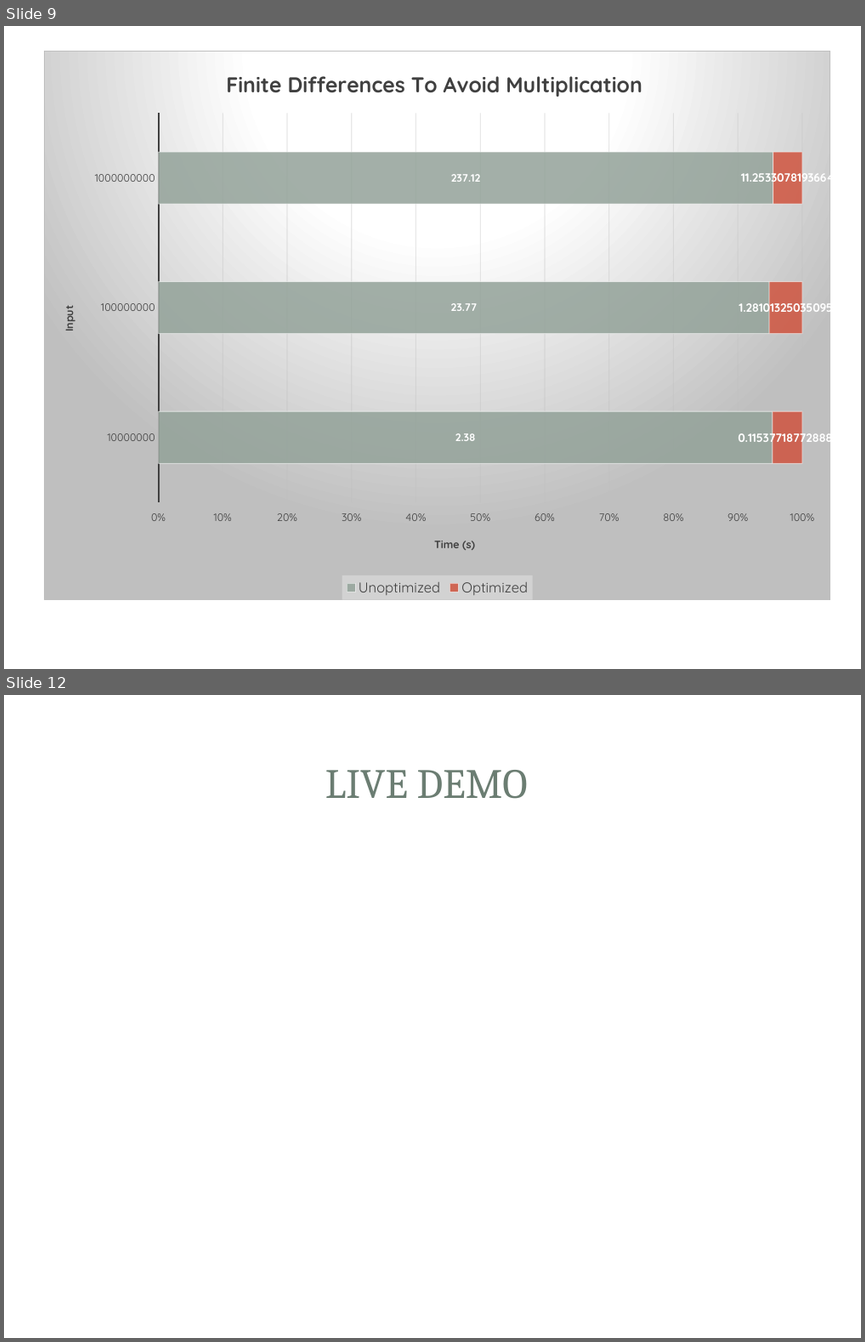
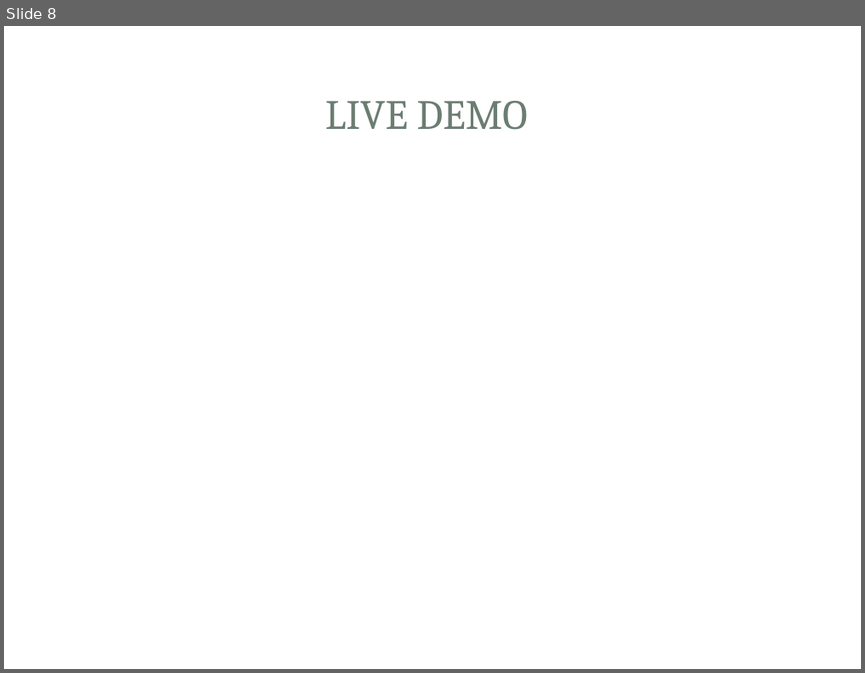
Before and after one commit to saiyamsethi5/4tb3-static-analysis, a slide deck: presentation/Presentation.pptx. Shown one above the other, each under a label of ours: slides 9 and 12 before the commit, slide 8 after it; the slides between them are not shown. The pictures are 865x1342 and 865x673 pixels, drawn with LibreOffice and Linux fonts; fonts in the diff are those of the drawing; background and template pictures are left out. Boxes give left, top, right and bottom in pixels: in the first picture for what was removed or moved away, otherwise in the second. Text is boxed around its words. In the diff, an @@ line names an element or a change of style, - is before the commit and + after.

```diff
--- a/presentation/Presentation.pptx
+++ b/presentation/Presentation.pptx
@@ slide 9 removed at bbox=[4, 26, 861, 669], background picture (left out); not listed: 3 template elements that a slide beside it also shows @@
@@ bar stacked 100% chart removed at bbox=[44, 51, 839, 600] @@
-title "Finite Differences To Avoid Multiplication "
-categories: 1.0E7, 1.0E8, 1.0E9
-Unoptimized: 2.38, 23.77, 237.12
-Optimized: 0.115377, 1.281013, 11.253308
@@ what was slide 12 is now slide 8 @@
```
Also in this commit, not shown: 4 slides changed, 3 other slides removed, 3 other files.
